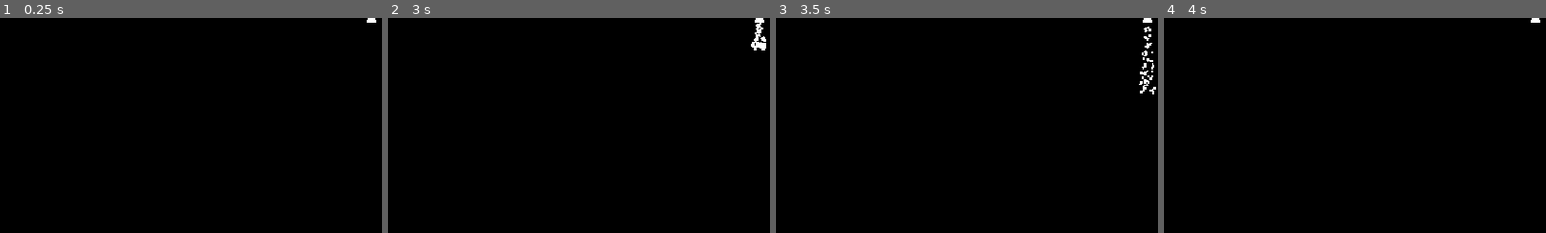
Above: before the commit, frames 1-4 (left to right).
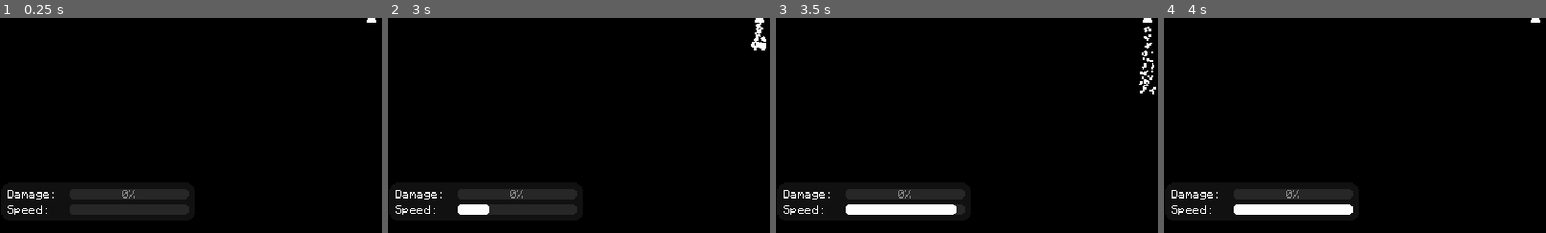
Above: after the commit, the same moments.

Repository: anton2026gamca/avoider
Game: Godot game, scene res://main.tscn
Same seed, same stepped clock (60 frames per second), same inputs: the game is played once before the commit and once after it.
Inputs:
- Up to frame 1 (0.25 s): no input
- Up to frame 2 (3 s): tap Enter at 0.5, 2 s; hold D (move_right) 0.53-1.28 s; tap Space at 1.25, 2.75 s; hold S (move_down) 1.28-2.03 s; hold D (move_right) 2.03-2.78 s; hold W (move_up) from 2.78 s (still down)
- Up to frame 3 (3.5 s): keep holding W (move_up)
- Up to frame 4 (4 s): release W (move_up) at 3.53 s; hold A (move_left) from 3.53 s (still down)
The pictures show only the part of the screen within x 1-51%, y 50-100%; the shares and areas given below are measured in that part.

The runs differ from the first frame. In frame 1, 3.3% of the frame differs, in the area x 2-50%, y 79-92%; in frame 2, 3.3%; in frame 3, 3.3%; in frame 4, 3.3%.

Commit message:
Add UI Bars

Diff:
--- /dev/null
+++ b/src/main.tres
@@ -0,0 +1,35 @@
+[gd_resource type="Theme" load_steps=5 format=3 uid="uid://b6sbn7efkckjc"]
+
+[ext_resource type="FontFile" uid="uid://dqqk2xlhqsuwu" path="res://font.ttf" id="1_24q3n"]
+
+[sub_resource type="StyleBoxFlat" id="StyleBoxFlat_24q3n"]
+bg_color = Color(0.06666667, 0.06666667, 0.06666667, 1)
+corner_radius_top_left = 8
+corner_radius_top_right = 8
+corner_radius_bottom_right = 8
+corner_radius_bottom_left = 8
+anti_aliasing = false
+
+[sub_resource type="StyleBoxFlat" id="StyleBoxFlat_0ru1r"]
+bg_color = Color(0.6, 0.6, 0.6, 0.16078432)
+corner_radius_top_left = 8
+corner_radius_top_right = 8
+corner_radius_bottom_right = 8
+corner_radius_bottom_left = 8
+anti_aliasing = false
+
+[sub_resource type="StyleBoxFlat" id="StyleBoxFlat_vmmo2"]
+bg_color = Color(1, 1, 1, 1)
+corner_radius_top_left = 8
+corner_radius_top_right = 8
+corner_radius_bottom_right = 8
+corner_radius_bottom_left = 8
+anti_aliasing = false
+
+[resource]
+default_font = ExtResource("1_24q3n")
+default_font_size = 9
+PanelContainer/styles/panel = SubResource("StyleBoxFlat_24q3n")
+ProgressBar/colors/font_color = Color(0.53, 0.53, 0.53, 1)
+ProgressBar/styles/background = SubResource("StyleBoxFlat_0ru1r")
+ProgressBar/styles/fill = SubResource("StyleBoxFlat_vmmo2")
--- a/src/main.tscn
+++ b/src/main.tscn
@@ -1,15 +1,18 @@
-[gd_scene load_steps=5 format=3 uid="uid://d4cqhy3hqpx56"]
+[gd_scene load_steps=6 format=3 uid="uid://d4cqhy3hqpx56"]
 
 [ext_resource type="Script" uid="uid://bfvcvvvty05pu" path="res://main.gd" id="1_1bvp3"]
 [ext_resource type="PackedScene" uid="uid://dy7qgl651lmer" path="res://player.tscn" id="1_ig7tw"]
 [ext_resource type="Script" uid="uid://cmfaxr5jj2rf1" path="res://camera.gd" id="2_0xm2m"]
 [ext_resource type="PackedScene" uid="uid://cqw5f3m8a2bxt" path="res://meteoroid.tscn" id="3_h2yge"]
+[ext_resource type="Theme" uid="uid://b6sbn7efkckjc" path="res://main.tres" id="5_lquwl"]
 
 [node name="Main" type="Node2D"]
 script = ExtResource("1_1bvp3")
 meteoroid_scene = ExtResource("3_h2yge")
 
-[node name="Player" parent="." instance=ExtResource("1_ig7tw")]
+[node name="Player" parent="." node_paths=PackedStringArray("damage_bar", "speed_bar") instance=ExtResource("1_ig7tw")]
+damage_bar = NodePath("../UI/MarginContainer/Stats/MarginContainer/VBoxContainer/Damage/ProgressBar")
+speed_bar = NodePath("../UI/MarginContainer/Stats/MarginContainer/VBoxContainer/Speed/ProgressBar")
 
 [node name="Camera2D" type="Camera2D" parent="." node_paths=PackedStringArray("player")]
 ignore_rotation = false
@@ -19,3 +22,62 @@
 drag_bottom_margin = 0.44
 script = ExtResource("2_0xm2m")
 player = NodePath("../Player")
+
+[node name="UI" type="CanvasLayer" parent="."]
+
+[node name="MarginContainer" type="MarginContainer" parent="UI"]
+anchors_preset = 15
+anchor_right = 1.0
+anchor_bottom = 1.0
+grow_horizontal = 2
+grow_vertical = 2
+theme_override_constants/margin_left = 10
+theme_override_constants/margin_top = 10
+theme_override_constants/margin_right = 10
+theme_override_constants/margin_bottom = 10
+
+[node name="Stats" type="PanelContainer" parent="UI/MarginContainer"]
+layout_mode = 2
+size_flags_horizontal = 0
+size_flags_vertical = 8
+theme = ExtResource("5_lquwl")
+
+[node name="MarginContainer" type="MarginContainer" parent="UI/MarginContainer/Stats"]
+layout_mode = 2
+theme = ExtResource("5_lquwl")
+theme_override_constants/margin_left = 5
+theme_override_constants/margin_top = 5
+theme_override_constants/margin_right = 5
+theme_override_constants/margin_bottom = 5
+
+[node name="VBoxContainer" type="VBoxContainer" parent="UI/MarginContainer/Stats/MarginContainer"]
+layout_mode = 2
+
+[node name="Damage" type="HBoxContainer" parent="UI/MarginContainer/Stats/MarginContainer/VBoxContainer"]
+layout_mode = 2
+
+[node name="Label" type="Label" parent="UI/MarginContainer/Stats/MarginContainer/VBoxContainer/Damage"]
+layout_mode = 2
+size_flags_horizontal = 3
+text = "Damage: "
+
+[node name="ProgressBar" type="ProgressBar" parent="UI/MarginContainer/Stats/MarginContainer/VBoxContainer/Damage"]
+custom_minimum_size = Vector2(100, 0)
+layout_mode = 2
+theme = ExtResource("5_lquwl")
+rounded = true
+
+[node name="Speed" type="HBoxContainer" parent="UI/MarginContainer/Stats/MarginContainer/VBoxContainer"]
+layout_mode = 2
+
+[node name="Label" type="Label" parent="UI/MarginContainer/Stats/MarginContainer/VBoxContainer/Speed"]
+layout_mode = 2
+size_flags_horizontal = 3
+text = "Speed: "
+
+[node name="ProgressBar" type="ProgressBar" parent="UI/MarginContainer/Stats/MarginContainer/VBoxContainer/Speed"]
+custom_minimum_size = Vector2(100, 9)
+layout_mode = 2
+theme = ExtResource("5_lquwl")
+rounded = true
+show_percentage = false
--- a/src/player.gd
+++ b/src/player.gd
@@ -9,10 +9,18 @@
 @export var collision_damping: float = 0.5
 @export var collision_push_force: float = 0.5
 
+@export_category("UI")
+@export var damage_bar: ProgressBar
+@export var speed_bar: ProgressBar
+
 @onready var acceleration_particles: CPUParticles2D = $AccelerationParticles
 
 var damage: float = 0
 var speed: float = 0
+
+
+func _ready() -> void:
+	speed_bar.max_value = max_speed
 
 
 func _physics_process(delta: float) -> void:
@@ -36,6 +44,7 @@
 	if velocity.length() > max_speed:
 		velocity = velocity.normalized() * max_speed
 	speed = velocity.length()
+	speed_bar.value = speed
 	move_and_slide()
 	var collision_count = get_slide_collision_count()
 	if collision_count > 0:
@@ -52,4 +61,4 @@
 			collider.apply_impulse(push_direction * push_force, collision_point - collider.global_position)
 			velocity *= (1.0 - collision_damping)
 			damage += (push_direction * push_force).length() * 0.05
-			print(damage)
+			damage_bar.value = damage
Binary file added: src/font.ttf
Not shown, added: src/font.ttf.import
